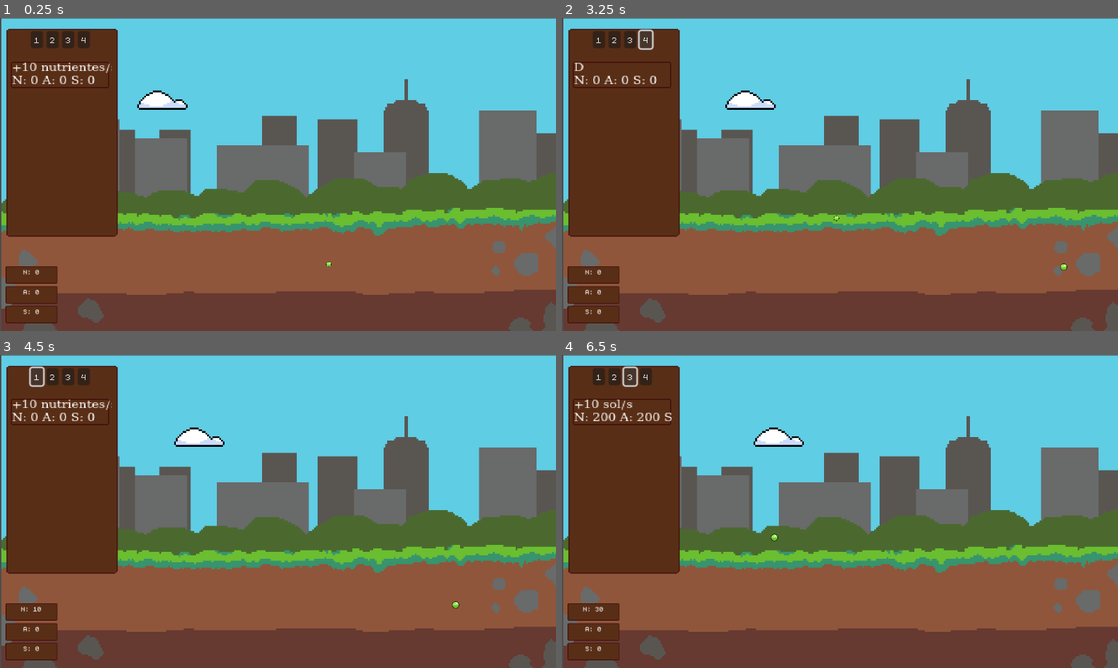
Above: before the commit, frames 1-4 (two rows, left to right).
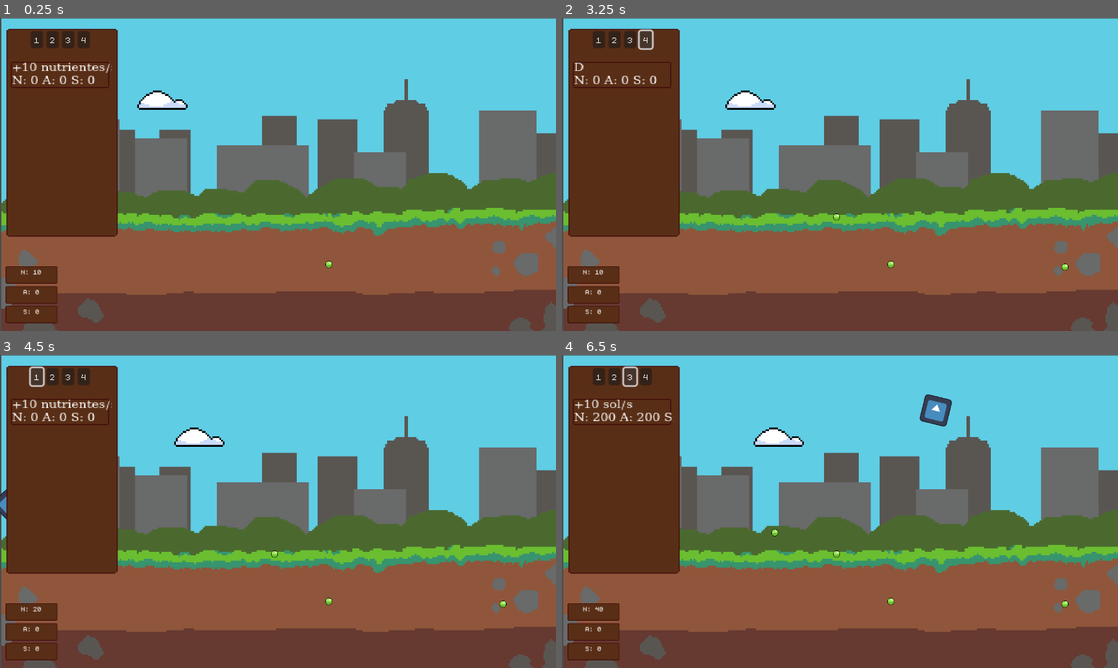
Above: after the commit, the same moments.

Repository: LeaoLuciano/ggj23
Game: Godot game, scene res://scenes/util/root_scene.tscn
The game is run twice, just before and just after one commit, with the same random seed, the same clock (stepped at 60 frames per second) and the same inputs. The engine's default icon, where the game draws it, is replaced by a stand-in: a white triangle on a blue panel in a dark square.
Inputs (mouse positions are in pixels of both pictures, inside the frame that each line leads up to):
- Up to frame 1 (0.25 s): no input
- Up to frame 2 (3.25 s): click "1" at 0.5 s; click "2" at 1.25 s; click "3" at 2 s; click "4" at 2.75 s
- Up to frame 3 (4.5 s): click (61, 411) at 3.5 s; click "1" at 4.25 s
- Up to frame 4 (6.5 s): click "2" at 5 s; click "3" at 5.75 s

The runs differ from the first frame. In frame 1, less than 0.1% of the frame differs, in the area x 3-60%, y 77-82%; in frame 2, 0.1%; in frame 3, 0.2%; in frame 4, 0.6%, in the area x 5-92%, y 12-82%.

Commit message:
Better tree

Diff:
--- a/scenes/items/sun.gd
+++ b/scenes/items/sun.gd
@@ -2,8 +2,8 @@
 
 @export var orbit_speed : float
 @export var sunbeam_scene : PackedScene
-var orbit_radius =600
-var center_point = Vector2(640, 720)
+var orbit_radius = 900
+var center_point = Vector2(640, 1000)
 var angle = 0.0
 
 # Called when the node enters the scene tree for the first time.
--- a/scenes/items/sun.tscn
+++ b/scenes/items/sun.tscn
@@ -8,8 +8,9 @@
 
 [node name="sun" type="Area2D"]
 position = Vector2(0, 720)
+disable_mode = 2
 script = ExtResource("1_tba2c")
-orbit_speed = 0.05
+orbit_speed = 0.5
 sunbeam_scene = ExtResource("2_v03oo")
 
 [node name="Sprite2D" type="Sprite2D" parent="."]
@@ -18,6 +19,7 @@
 texture = ExtResource("2_xtuhp")
 
 [node name="CollisionShape2D" type="CollisionShape2D" parent="."]
+scale = Vector2(4.58337, 4.58337)
 shape = SubResource("CircleShape2D_2eppb")
 
 [connection signal="input_event" from="." to="." method="_on_input_event"]
--- a/scenes/items/upgrades/upgrade_menu/upgrade.gd
+++ b/scenes/items/upgrades/upgrade_menu/upgrade.gd
@@ -38,6 +38,7 @@
 	upgrade_man.water_counter.count -= water_cost
 	upgrade_man.sun_counter.count -= sun_cost
 
+
 func _on_button_pressed() -> void:
 	if can_buy():
 		take_resources()
--- a/scenes/items/world.tscn
+++ b/scenes/items/world.tscn
@@ -7,6 +7,7 @@
 [ext_resource type="PackedScene" uid="uid://tmyyosrbi2x7" path="res://scenes/items/nutrient.tscn" id="5_rk3o0"]
 [ext_resource type="PackedScene" uid="uid://corrg6ek0avtm" path="res://scenes/tree/tree.tscn" id="6_2avx7"]
 [ext_resource type="PackedScene" uid="uid://dl7im48sd816m" path="res://scenes/items/upgrades/upgrade_menu/upgrade_manager.tscn" id="6_ijhpw"]
+[ext_resource type="PackedScene" uid="uid://bub31lxexxuim" path="res://scenes/items/sun.tscn" id="6_w54ju"]
 [ext_resource type="Texture2D" uid="uid://by6xn005y2b0t" path="res://sprites/backgrounduntitled.png" id="8_5twrw"]
 
 [node name="World" type="Node2D" groups=["world"]]
@@ -27,10 +28,13 @@
 [node name="Tree" parent="Simulation" instance=ExtResource("6_2avx7")]
 position = Vector2(640, 480)
 
+[node name="sun" parent="Simulation" instance=ExtResource("6_w54ju")]
+
 [node name="Counters" type="Node2D" parent="."]
 
 [node name="Nutrient Counter" parent="Counters" instance=ExtResource("3_eq6ta")]
 position = Vector2(13, 571)
+count = 10
 type_name = "N"
 
 [node name="WaterCounter" parent="Counters" instance=ExtResource("3_eq6ta")]
--- a/scenes/tree/Drainer.gd
+++ b/scenes/tree/Drainer.gd
@@ -2,13 +2,26 @@
 
 @export var type : Recurso.ResourceType
 @export var consume_time := 1.0
+
 var parent : Area2D
-
+@export var enabled := true
 func _ready():
 	parent = get_parent()
+	if enabled:
+		parent.connect("area_entered", _drain)
+
+func enable():
+	enabled = true
 	parent.connect("area_entered", _drain)
 
+func disable():
+	print("Disabled")
+	enabled = false
+	parent.disconnect("area_entered", _drain)
+
 func _drain(area : Area2D):
+	if not enabled:
+		return
 	for child in area.get_children():
 		if child is Recurso and child.type == type:
 			child.consume(consume_time)
--- a/scenes/tree/magnet.gd
+++ b/scenes/tree/magnet.gd
@@ -4,14 +4,19 @@
 @export var force := 5
 
 func _ready():
+	pass
+
+func enable():
 	Locator.get_world().new_resource.connect(_attract)
+
+func disable():
+	Locator.get_world().new_resource.disconnect(_attract)
 
 func _physics_process(delta):
 	pass
 
 
 func _attract(resource : Recurso):
-	print("ATRAI")
 	if resource.type != type:
 		return
 	var dis = (resource.get_parent().global_position - get_parent().global_position).length()
@@ -19,4 +24,3 @@
 		resource.source = get_parent().global_position
 		resource.dis = dis
 		resource.acc = -force * (resource.get_parent().global_position - get_parent().global_position).normalized()
-		print(resource.acc,  resource.get_parent().global_position,  get_parent().global_position)
--- a/scenes/tree/tree.gd
+++ b/scenes/tree/tree.gd
@@ -1,6 +1,12 @@
 extends Node2D
 
 @export var level := 0 : set = change_level
+
+var current_level := $Level0
+
+var limit_roots = 0
+var roots := 0
+
 
 func _ready():
 	pass
@@ -8,23 +14,43 @@
 func _process(delta):
 	pass
 
+func can_add_root() -> bool:
+	return roots < limit_roots
+
 func add_root():
-	pass
+	if roots < limit_roots:
+		roots += 1
+		current_level.get_node("root" + str(roots)).visible = true
+		current_level.propagate_call("enable", [])
+
+
 
 func add_leaf():
 	pass
 
 func change_level(_level : int) -> int:
+	call_deferred("_change_level", _level)
+	return _level
+
+func _change_level(_level : int):
+	disable_all()
 	for child in get_children():
-		child.visibie = false
+		child.visible = false
 	match _level:
 		0:
-			$"Level 0".visible = true
+			limit_roots = 0
+			current_level = $Level0
+			$Level0.visible = true
 		1:
-			$"Level 1".visible = true
+			limit_roots = 3
+			current_level = %Level1
+			get_node("Level1").visible = true
 #		2:
 #			var trunk = trunk_scn.instantiate()
 #			$Core.add_child(trunk)
 
 
 	return _level
+
+func disable_all():
+	propagate_call("disable", [])
--- a/scenes/tree/tree.tscn
+++ b/scenes/tree/tree.tscn
@@ -6,22 +6,28 @@
 
 [node name="Tree" type="Node2D"]
 script = ExtResource("1_iyqtl")
+level = 1
 
-[node name="Level 0" type="Node2D" parent="."]
+[node name="Level0" type="Node2D" parent="."]
+unique_name_in_owner = true
 visible = false
 
-[node name="Seed" parent="Level 0" instance=ExtResource("2_cqfvn")]
+[node name="Seed" parent="Level0" instance=ExtResource("2_cqfvn")]
 
-[node name="Level 1" type="Node2D" parent="."]
+[node name="Level1" type="Node2D" parent="."]
+unique_name_in_owner = true
 
-[node name="root" parent="Level 1" instance=ExtResource("3_d2jtl")]
+[node name="root1" parent="Level1" instance=ExtResource("3_d2jtl")]
+visible = false
 position = Vector2(-160, 100)
 rotation = 1.0472
 
-[node name="root3" parent="Level 1" instance=ExtResource("3_d2jtl")]
+[node name="root2" parent="Level1" instance=ExtResource("3_d2jtl")]
+visible = false
+position = Vector2(-13, 168)
+rotation = 0.00517797
+
+[node name="root3" parent="Level1" instance=ExtResource("3_d2jtl")]
+visible = false
 position = Vector2(160, 100)
 rotation = -1.0472
-
-[node name="root2" parent="Level 1" instance=ExtResource("3_d2jtl")]
-position = Vector2(-13, 168)
-rotation = 0.00517797
Not shown: 1 places in scenes/items/world.tscn that only renumber resources
